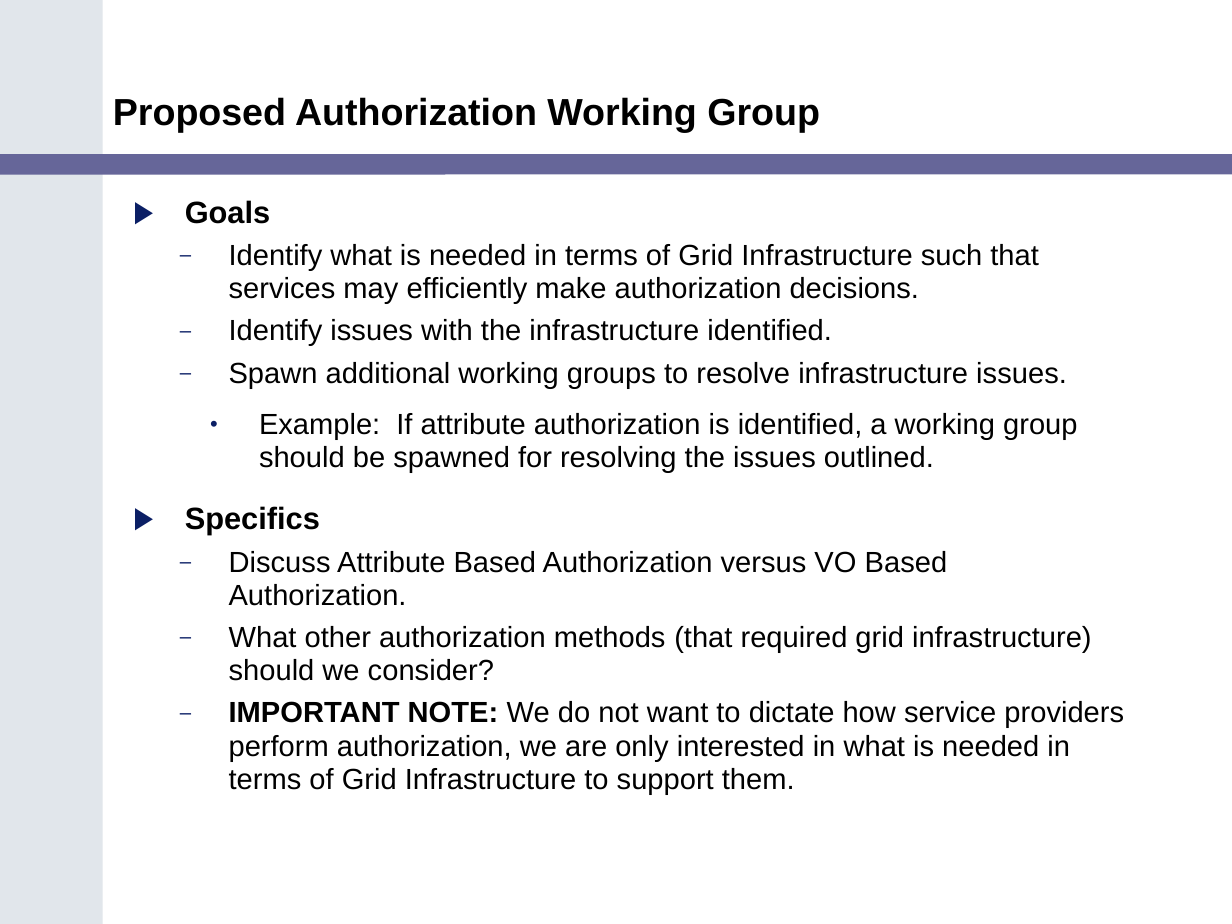
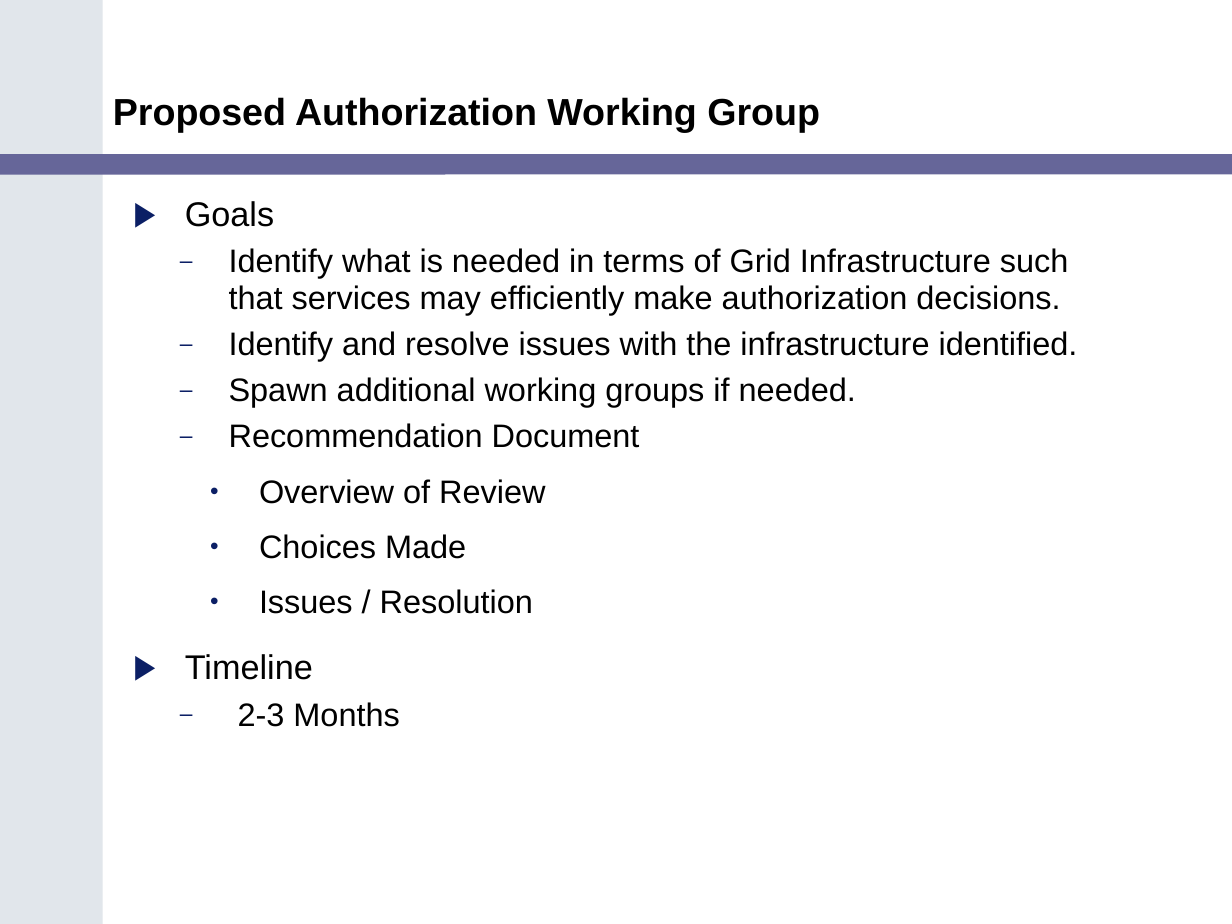
Before and after one commit to NCIP/cagrid-portal, a slide deck: slide 19 of cagrid-1-0/Documentation/presentations/200602_VCDE_ARCH/caGrid_Security_Arch_VCDE_Feb2.ppt (slide 18 before the commit). Drawn at 1232x924 pixels with LibreOffice and Linux fonts; fonts in the diff are those of the drawing; background and template pictures are left out. Boxes give left, top, right and bottom in pixels: in the first picture for what was removed or moved away, otherwise in the second. Text is boxed around its words. In the diff, an @@ line names an element or a change of style, - is before the commit and + after.

```diff
--- a/cagrid-1-0/Documentation/presentations/200602_VCDE_ARCH/caGrid_Security_Arch_VCDE_Feb2.ppt
+++ b/cagrid-1-0/Documentation/presentations/200602_VCDE_ARCH/caGrid_Security_Arch_VCDE_Feb2.ppt
@@ text at <box>185,201,1069,315</box>: size 18 to 20 pt, bold off in "Goals"; size 17 to 19 pt in "Identify what is needed in terms of ..." @@
@@ text at <box>185,331,1078,727</box>: text changed; size 17 to 19 pt @@
-  – Identify issues with the infrastructure identified.
-  – Spawn additional working groups to resolve infrastructure issues.
-    • Example: If attribute authorization is identified, a working group should be spawned for resolving the issues outlined.
-▶ Specifics
-  – Discuss Attribute Based Authorization versus VO Based Authorization.
-  – What other authorization methods (that required grid infrastructure) should we consider?
-  – IMPORTANT NOTE: We do not want to dictate how service providers perform authorization, we are only interested in what is needed in terms of Grid Infrastructure to support them.
+  – Identify and resolve issues with the infrastructure identified.
+  – Spawn additional working groups if needed.
+  – Recommendation Document
+    • Overview of Review
+    • Choices Made
+    • Issues / Resolution
+▶ Timeline
+  – 2-3 Months
```
Also in this commit, not shown: 9 other slides changed, 1 slide added, 2 slides removed.
